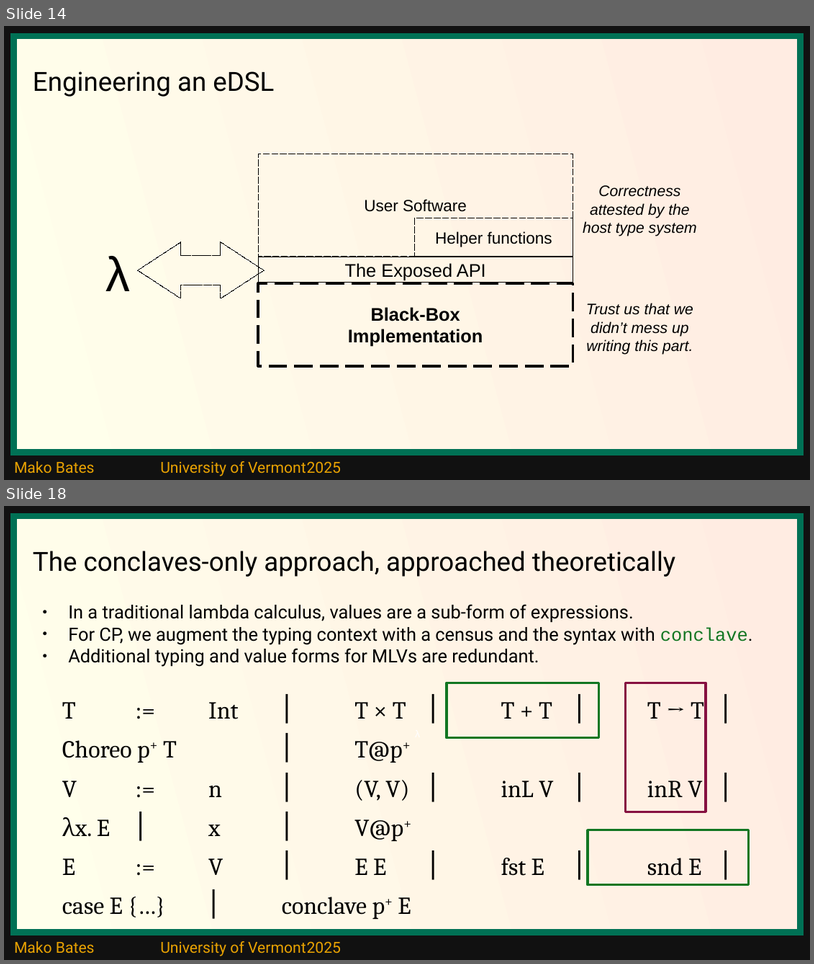
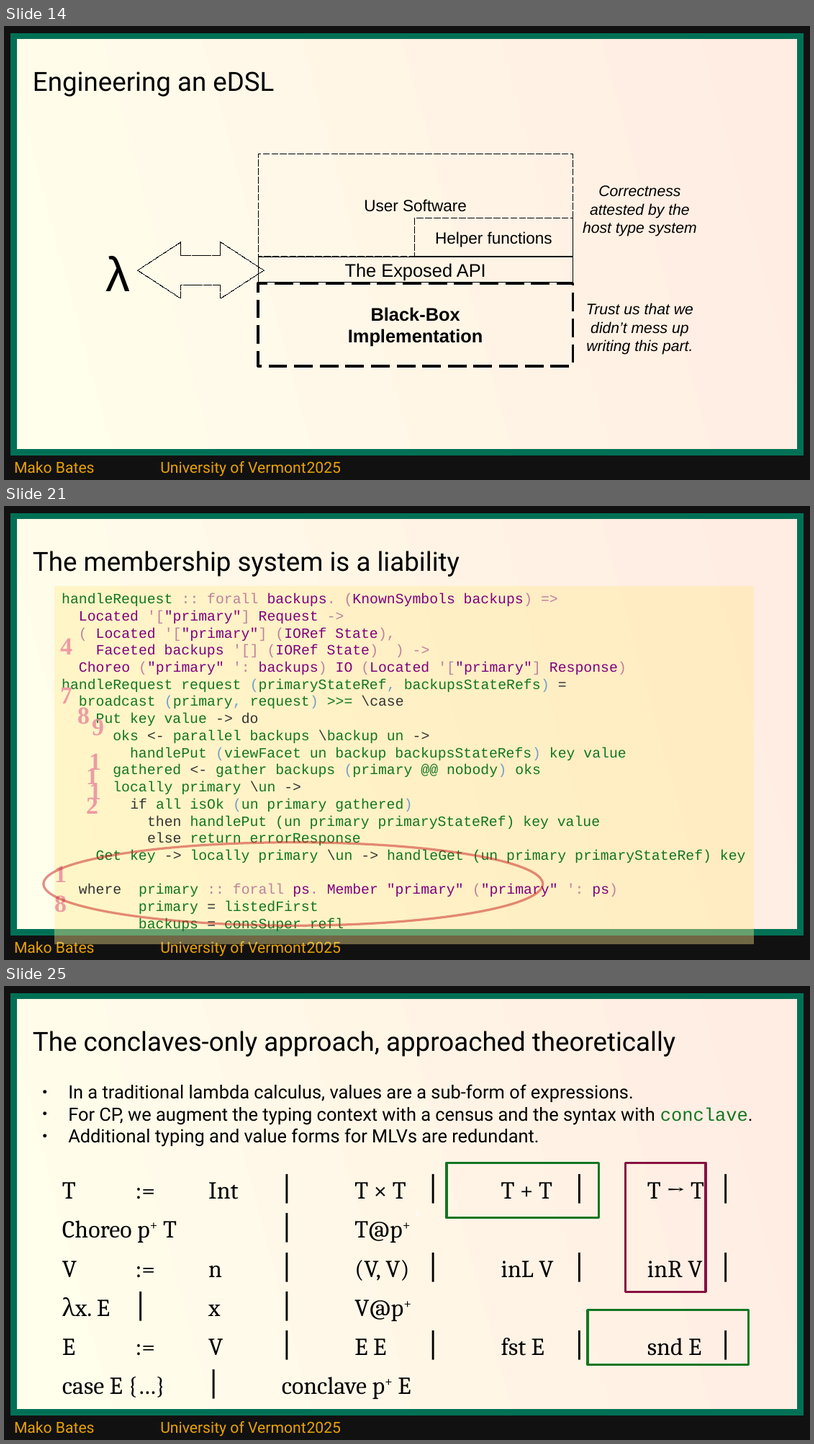
Before and after one commit to ShapeOfMatter/thesis_CP_UVM, a slide deck: thesis defense.odp. Shown one above the other, each under a label of ours: slides 14 and 18 before the commit, slides 14, 21 and 25 after it; the slides between them are not shown. The pictures are 814x964 and 814x1444 pixels, drawn with LibreOffice and Linux fonts; fonts in the diff are those of the drawing. Boxes give left, top, right and bottom in pixels: in the first picture for what was removed or moved away, otherwise in the second. Text is boxed around its words. In the diff, an @@ line names an element or a change of style, - is before the commit and + after.

```diff
--- a/thesis defense.odp
+++ b/thesis defense.odp
@@ slide 21 added at (4,506,810,960), background #111111; not listed: 2 template elements that a slide beside it also shows @@
@@ title added at (33,551,460,577), 26 pt, text #000000 @@
+The membership system is a liability
@@ rectangle added at (54,586,754,944), fill #FFE994 at 40% opacity, 14 pt, text #127622 @@
+handleRequest :: forall backups. (KnownSymbols backups) =>
+Located '["primary"] Request ->
+( Located '["primary"] (IORef State),
+Faceted backups '[] (IORef State) ) ->
+Choreo ("primary" ': backups) IO (Located '["primary"] Response)
+handleRequest request (primaryStateRef, backupsStateRefs) =
+broadcast (primary, request) >>= \case
+Put key value -> do
+oks <- parallel backups \backup un ->
+handlePut (viewFacet un backup backupsStateRefs) key value
+gathered <- gather backups (primary @@ nobody) oks
+locally primary \un ->
+if all isOk (un primary gathered)
+then handlePut (un primary primaryStateRef) key value
+else return errorResponse
+Get key -> locally primary \un -> handleGet (un primary primaryStateRef) key
+where primary :: forall ps. Member "primary" ("primary" ': ps)
+primary = listedFirst
+backups = consSuper refl
@@ text added at (60,638,72,654), 24 pt, text #EC9BA4, bold @@
+4
@@ text added at (60,684,72,703), 24 pt, text #EC9BA4, bold @@
+7
@@ text added at (77,704,90,723), 24 pt, text #EC9BA4, bold @@
+8
@@ text added at (92,716,104,735), 24 pt, text #EC9BA4, bold @@
+9
@@ text added at (82,742,115,816), 24 pt, text #EC9BA4, bold @@
+11
@@ text added at (79,757,112,830), 24 pt, text #EC9BA4, bold @@
+12
@@ ellipse added at (44,842,543,925), outline #C9211E 2.3 pt @@
@@ text added at (47,854,81,928), 24 pt, text #EC9BA4, bold @@
+18
@@ what was slide 18 is now slide 25 @@
```
Also in this commit, not shown: 5 slides changed, 13 other slides added, 4 slides removed.
